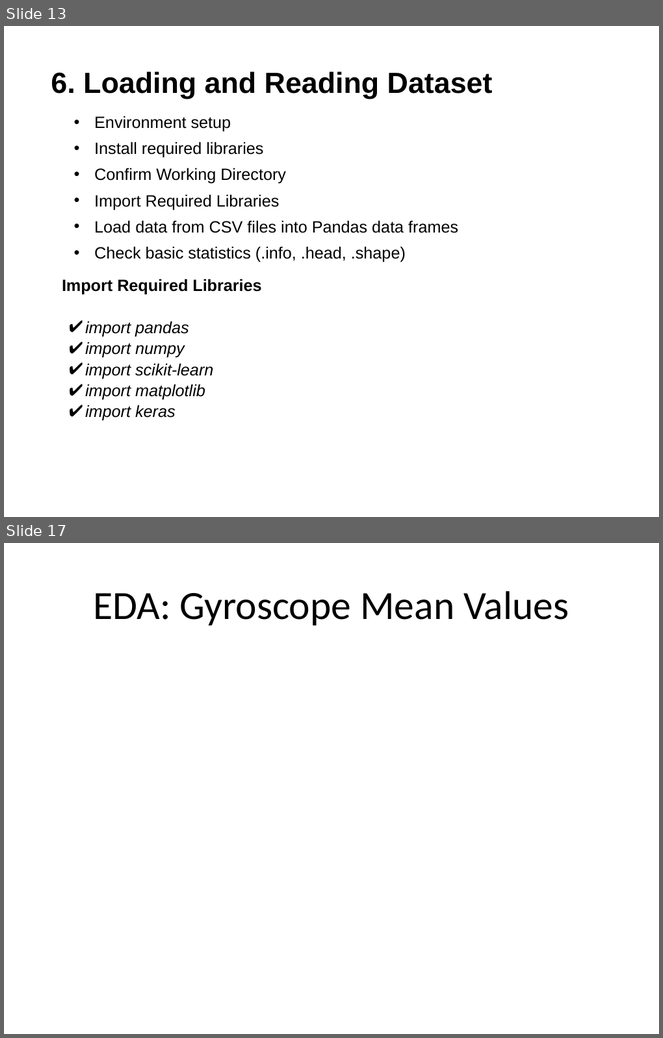
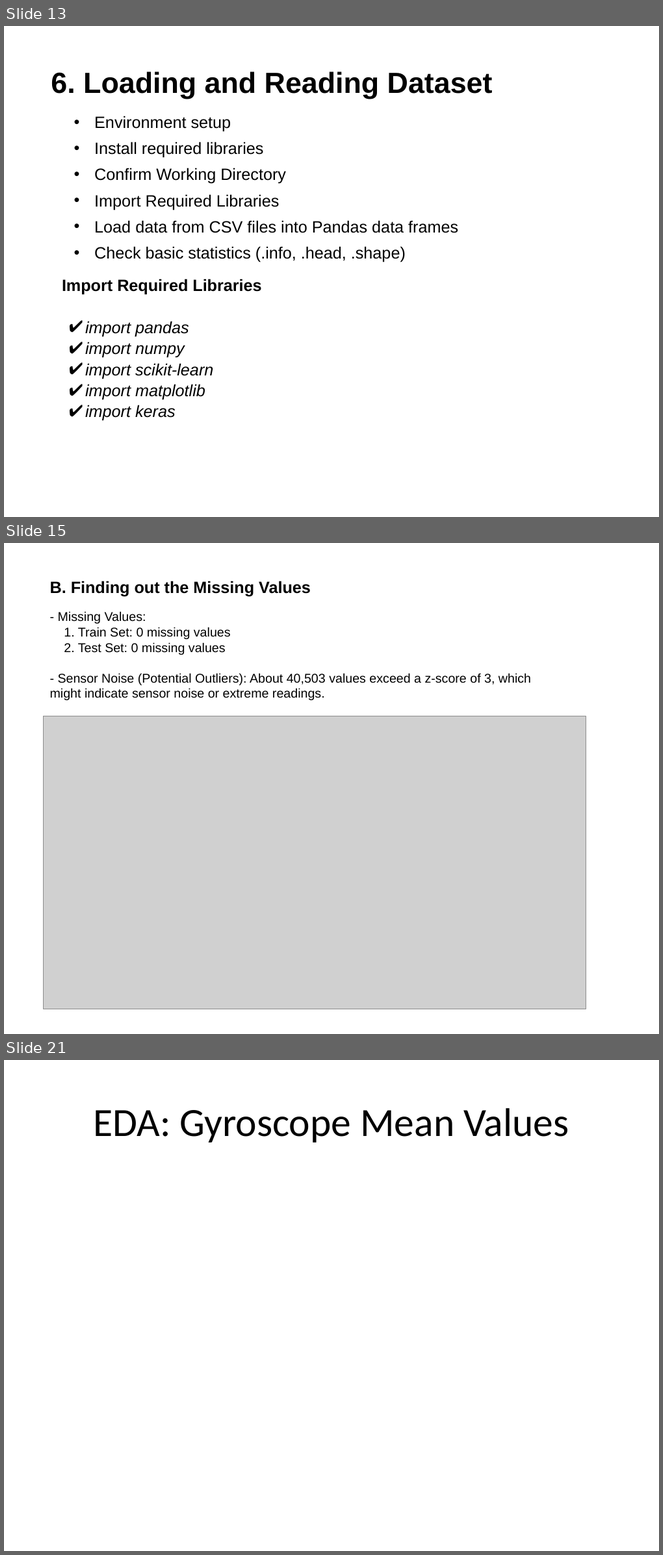
Before and after one commit to 2023aiml073/-Human-Activity-Recognition-for-Health-Monitoring-Using-Wearable-Devices, a slide deck: Document/Cohort11_Group6_CapstoneProject_Presentation.pptx. Shown one above the other, each under a label of ours: slides 13 and 17 before the commit, slides 13, 15 and 21 after it; the slides between them are not shown. The pictures are 663x1038 and 663x1555 pixels, drawn with LibreOffice and Linux fonts; fonts in the diff are those of the drawing; grey boxes stand for pictures. Boxes give left, top, right and bottom in pixels: in the first picture for what was removed or moved away, otherwise in the second. Text is boxed around its words. In the diff, an @@ line names an element or a change of style, - is before the commit and + after.

```diff
--- a/Document/Cohort11_Group6_CapstoneProject_Presentation.pptx
+++ b/Document/Cohort11_Group6_CapstoneProject_Presentation.pptx
@@ slide 15 added at <box>4,543,659,1034</box>, background #FFFFFF @@
@@ text added at <box>50,581,531,700</box>, 14 pt, text #000000 @@
+B. Finding out the Missing Values
+- Missing Values:
+1. Train Set: 0 missing values
+2. Test Set: 0 missing values
+- Sensor Noise (Potential Outliers): About 40,503 values exceed a z-score of 3, which might indicate sensor noise or extreme readings.
@@ picture added at <box>43,717,586,1010</box> @@
@@ what was slide 17 is now slide 21 @@
```
Also in this commit, not shown: 3 slides changed, 4 other slides added, 1 slide removed, 1 other file.
